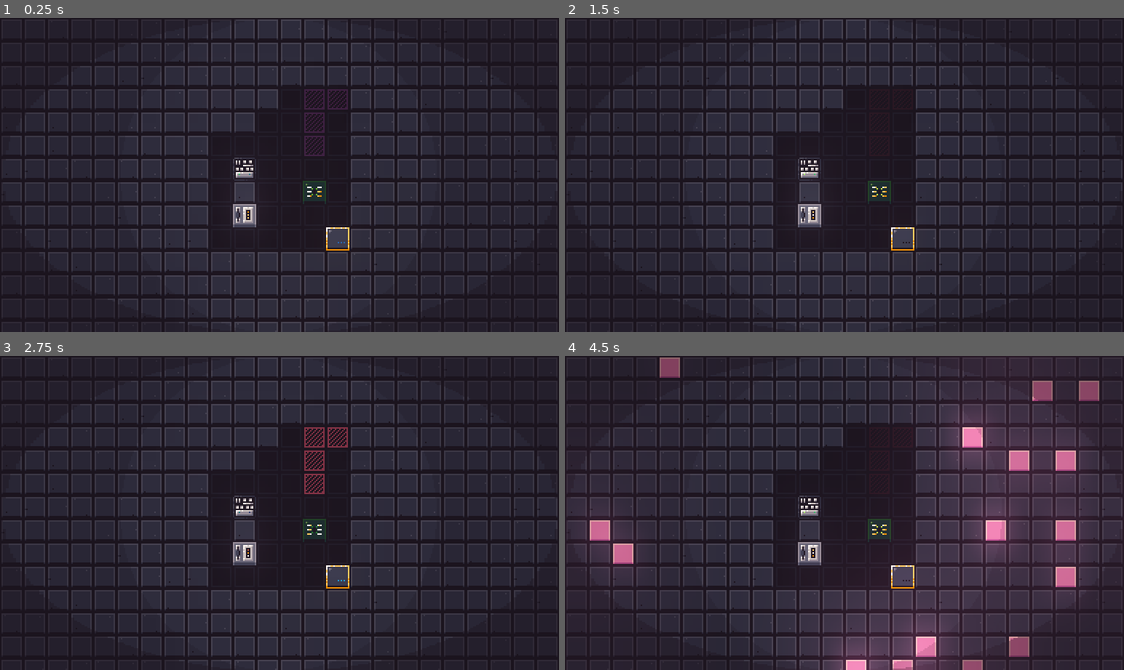
Above: before the commit, frames 1-4 (two rows, left to right).
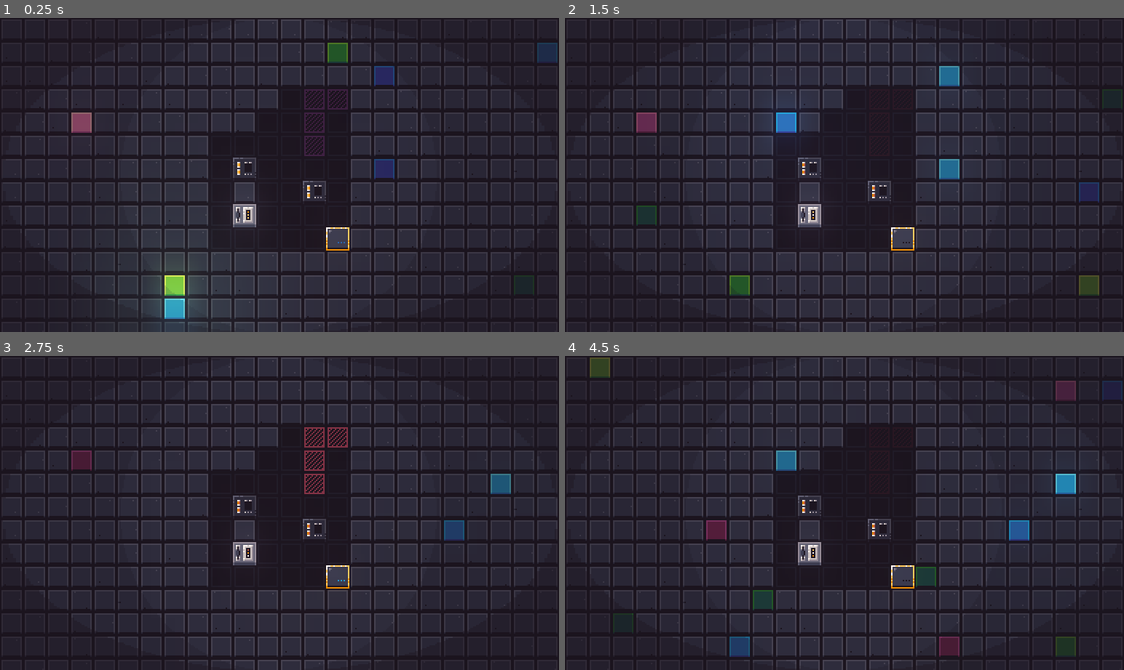
Above: after the commit, the same moments.

Repository: onsclom/GMTK2021
Game: Godot game, scene res://Main.tscn
Same seed, same stepped clock (60 frames per second), same inputs: the game is played once before the commit and once after it.
Inputs:
- Up to frame 1 (0.25 s): no input
- Up to frame 2 (1.5 s): hold Right (ui_right) 0.53-1.28 s; tap C (c) at 0.6 s; tap R (r) at 0.8, 1.35 s; hold Down (ui_down) from 1.28 s (still down)
- Up to frame 3 (2.75 s): tap V (v) at 1.55, 2.1 s; release Down (ui_down) at 2.03 s; hold Right (ui_right) from 2.03 s (still down); tap C (c) at 2.3 s
- Up to frame 4 (4.5 s): release Right (ui_right) at 2.78 s; hold Up (ui_up) 2.78-3.53 s; tap C (c) at 2.85 s; tap R (r) at 3.05, 3.6 s; hold Left (ui_left) from 3.53 s (still down); tap V (v) at 3.8, 4.35 s

The runs differ from the first frame. In frame 1, 2.9% of the frame differs, in the area x 12-100%, y 6-100%; in frame 2, 2.1%; in frame 3, 1.0%; in frame 4, 16%, in the area x 4-100%, y 0-100%.

Commit message:
Tweaking art values

Diff:
--- a/Game.gd
+++ b/Game.gd
@@ -138,7 +138,7 @@
 					var new_explosion = explosion_tscn.instance()
 					add_child(new_explosion)
 					new_explosion.position = grid_to_world( Vector2(new_x+neighbor.x/2, new_y+neighbor.y/2) )
-					$Camera2D.add_trauma(.8)
+					$Camera2D.add_trauma(1.0)
 
 					#add new
 					new_body_parts.push_back( player_part_object.new(Vector2(check_x,check_y),
--- a/ShakeCamera.gd
+++ b/ShakeCamera.gd
@@ -1,8 +1,8 @@
 extends Camera2D
 class_name ShakeCamera2D
 
-export var decay = .8  # How quickly the shaking stops [0, 1].
-export var max_offset = Vector2(7, 7)  # Maximum hor/ver shake in pixels.
+export var decay = 1.0  # How quickly the shaking stops [0, 1].
+export var max_offset = Vector2(4, 4)  # Maximum hor/ver shake in pixels.
 export var max_roll = 0.1  # Maximum rotation in radians (use sparingly).
 export (NodePath) var target  # Assign the node this camera will follow.
 
--- a/Wall.gd
+++ b/Wall.gd
@@ -5,7 +5,7 @@
 # var a = 2
 # var b = "text"
 var cur_idx = 0
-var probs = [.28,.08,.08,.08,.08,.08,.08,.04,.04,.04,.04]
+var probs = [.42,.08,.08,.08,.08,.08,.08,.02,.02,.02,.02]
 var cur_amount = probs[0]
 
 # Called when the node enters the scene tree for the first time.
@@ -19,6 +19,7 @@
 
 
 	$AnimatedSprite.animation = str(cur_idx+1)
+	$AnimatedSprite.frame = Singleton.rng.randi()%$AnimatedSprite.frames.get_frame_count(str(cur_idx+1))
 
 
 
--- a/Wall.tscn
+++ b/Wall.tscn
@@ -240,5 +240,5 @@
 [node name="AnimatedSprite" type="AnimatedSprite" parent="."]
 frames = SubResource( 1 )
 animation = "12"
-frame = 14
+frame = 13
 playing = true
Not shown, changed: index.html
Not shown, changed: index.pck
